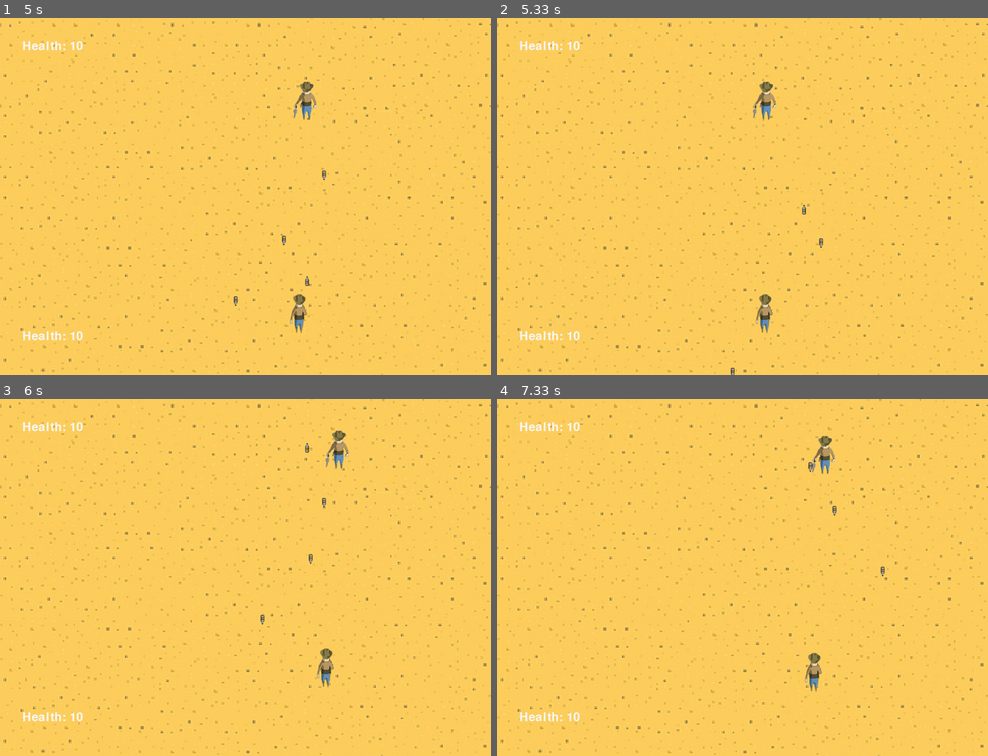
Above: before the commit, frames 1-4 (two rows, left to right).
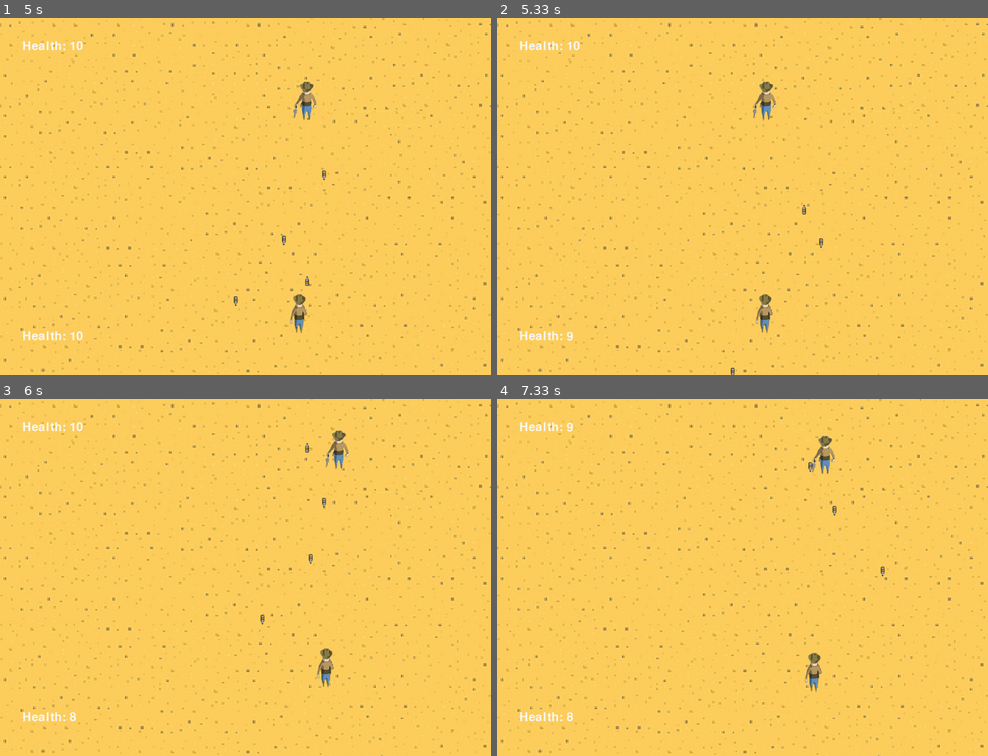
Above: after the commit, the same moments.

Repository: Ivailo2707/Pygame_Project_Cowboy
Game: pygame game, started from main.py
Two runs of this game, one before a commit and one after it. Both use one fixed random seed, a clock stepped at 60 frames per second and the inputs below.
Inputs:
- Up to frame 1 (5 s): tap Right Ctrl at 0.33, 0.73, 1.03, 1.23, 1.57, 1.87, 2.07, 2.37, 2.63, 2.97, 3.27, 3.4, 3.8, 4.1, 4.47, 4.87 s; hold Right 0.67-1.13 s; hold D 0.67-1.13 s; tap Ctrl at 0.82, 2.15, 3.48, 4.95 s; hold Up 1.17-1.47 s; hold W 1.17-1.47 s; hold Right 1.5-1.97 s; hold D 1.5-1.97 s; hold Left 2-2.53 s; hold A 2-2.53 s; hold Down 2.57-2.87 s; hold S 2.57-2.87 s; hold Left 2.9-3.3 s; hold A 2.9-3.3 s; hold Up 3.33-3.7 s; hold W 3.33-3.7 s; hold Right 3.73-4.37 s; hold D 3.73-4.37 s; hold Down 4.4-4.77 s; hold S 4.4-4.77 s; hold Left from 4.8 s (still down); hold A from 4.8 s (still down)
- Up to frame 2 (5.33 s): tap Right Ctrl at 5.17 s; release Left at 5.27 s; release A at 5.27 s; hold Right from 5.3 s (still down); hold D from 5.3 s (still down)
- Up to frame 3 (6 s): tap Right Ctrl at 5.37, 5.67, 5.87 s; release Right at 5.77 s; release D at 5.77 s; hold Up from 5.8 s (still down); hold W from 5.8 s (still down)
- Up to frame 4 (7.33 s): release Up at 6.1 s; release W at 6.1 s; hold Right 6.13-6.6 s; hold D 6.13-6.6 s; tap Right Ctrl at 6.2, 6.5, 6.7, 7, 7.27 s; tap Ctrl at 6.28 s; hold Left 6.63-7.17 s; hold A 6.63-7.17 s; hold Down from 7.2 s (still down); hold S from 7.2 s (still down)

Frame 1 is identical in both runs. In frame 2, less than 0.1% of the frame differs, in the area x 14-17%, y 87-91%; in frame 3, less than 0.1%; in frame 4, less than 0.1%, in the area x 14-17%, y 6-91%.

Commit message:
Finished drawing health
Направих го по много странен начин, но първо правило на програмирането- ако работи, не го пипай

Diff:
--- a/Game_Controller.py
+++ b/Game_Controller.py
@@ -18,6 +18,8 @@
         self._BULLET_2_IMAGE = pygame.image.load(os.path.join('Assets', 'bullet.png'))
         self._P1_HIT = pygame.USEREVENT + 1
         self._P2_HIT = pygame.USEREVENT + 2
+        self._P1_UPDATED_HEALTH = 10
+        self._P2_UPDATED_HEALTH = 10
 
     def handle_bullets(self):
         for bullet in self._P1_bullets:
@@ -71,10 +73,11 @@
                     self._P2_bullets.append(bullet)
 
             if event.type == self._P2_HIT:
-                self._P2.take_normal_damage()
+                self._P2_UPDATED_HEALTH = self._P2.take_normal_damage()
 
             if event.type == self._P1_HIT:
-                self._P1.take_normal_damage()
+                self._P1_UPDATED_HEALTH = self._P1.take_normal_damage()
+
 
         winner_text = ""
         if self._P2.get_health() <= 0:
@@ -86,3 +89,9 @@
             pass
 
         self.handle_bullets()
+
+    def get_1_curr_health(self):
+        return self._P1_UPDATED_HEALTH
+
+    def get_2_curr_health(self):
+        return self._P2_UPDATED_HEALTH
--- a/Player1.py
+++ b/Player1.py
@@ -52,9 +52,10 @@
         self._health -= 1
         return self._health
 
+
+    def draw_health(self, window, curr_health):
+        p1_health_text = self._health_font.render("Health: " + str(curr_health), 1, self._white)
+        window.blit(p1_health_text, (50, 700))
+
     def get_health(self):
         return self._health
-
-    def draw_health(self, window):
-        p1_health_text = self._health_font.render("Health: " + str(self._health), 1, self._white)
-        window.blit(p1_health_text, (50, 700))
--- a/Player2.py
+++ b/Player2.py
@@ -50,10 +50,11 @@
 
     def take_normal_damage(self):
         self._health -= 1
+        return self._health
+
+    def draw_health(self, window, curr_health):
+        p1_health_text = self._health_font.render("Health: " + str(curr_health), 1, self._white)
+        window.blit(p1_health_text, (50, 50))
 
     def get_health(self):
         return self._health
-
-    def draw_health(self, window):
-        p1_health_text = self._health_font.render("Health: " + str(self._health), 1, self._white)
-        window.blit(p1_health_text, (50, 50))
--- a/main.py
+++ b/main.py
@@ -22,8 +22,8 @@
 
 def draw_window():
     WIN.blit(DESERT, (0, 0))
-    P1.draw_health(WIN)
-    P2.draw_health(WIN)
+    P1.draw_health(WIN, GaCtrl.get_1_curr_health())
+    P2.draw_health(WIN, GaCtrl.get_2_curr_health())
     P1.draw(WIN)
     P2.draw(WIN)
     GaCtrl.draw_bullets(WIN)
